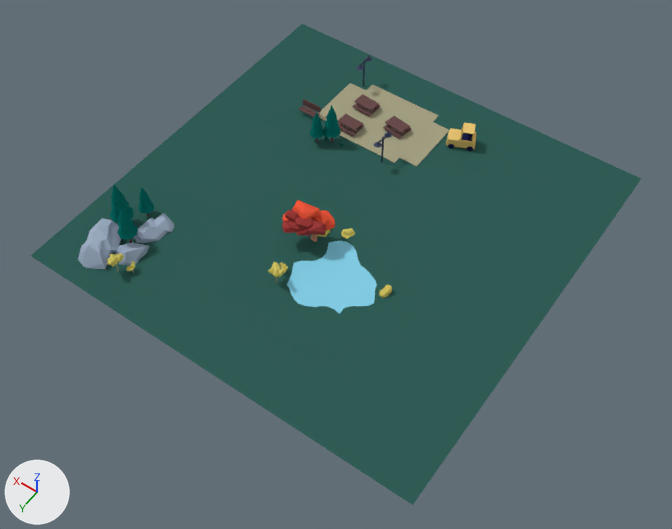
The Blender file Assets/Art/models/park.blend as it was, and as the next commit left it.
Camera for both pictures: a camera (50 mm lens) standing at (-15.9, 23.0, 32.2) and looking at (-0.8, 1.9, -1.0). Lighting does not change. The marker at lower left points along +X, +Y and +Z.

Before the edit, the objects in view are built like this:
```python
me_cube_001 = bpy.data.meshes.new('Cube.001')
me_cube_001.from_pydata(...)  # 32 vertices, 24 faces; spans x -1.26..1.67, y -0.69..1.57, z -0.13..1.02
me_cube_001.materials.append(mat_material_005)  # brown #694c4c
me_cylinder_000 = bpy.data.meshes.new('Cylinder.000')
me_cylinder_000.from_pydata(...)  # 289 vertices, 311 faces; spans x -12.9..11.5, y -10.9..9.7, z 0.2..29.5
# faces by material slot: [64, 1, 101, 145]
me_cylinder_000.materials.append(mat_red_tree_trunk)  # beige #d2987a
me_cylinder_000.materials.append(mat_grass)  # yellow #d2c664
me_cylinder_000.materials.append(mat_red_tree_leafs)  # red #f0593e
me_cylinder_000.materials.append(mat_red_tree_leafs_02)  # red #a33f3d
me_grid = bpy.data.meshes.new('Grid')
me_grid.from_pydata(...)  # 121 vertices, 100 faces; spans x -2.21..1.88, y -2.0..1.97, z -0.01..0.0
me_grid.materials.append(mat_material_010)  # cyan #84cfe7
ob_grid = bpy.data.objects.new('Grid', me_grid)
ob_grid.location = (-1.57, 3.23, 0.04)
ob_red_tree = bpy.data.objects.new('red tree', me_cylinder_000)
ob_red_tree.location = (0.56, 2.42, -0.31)
ob_red_tree.rotation_euler = (0.131, 0.0247, 6.303)  # degrees (7.5, 1.4, 1)
ob_red_tree.scale = (0.0891, 0.0891, 0.0891)
_m = ob_red_tree.modifiers.new('Triangulate', 'TRIANGULATE')
ob_yellow_car_001 = bpy.data.objects.new('yellow_car.001', me_cube_001)
ob_yellow_car_001.location = (5.31, -4.57, 0.67)
ob_yellow_car_001.rotation_euler = (-1.572, 0.481, -0.02)  # degrees (-90, 28, -1.1)
ob_yellow_car_001.scale = (0.386, 0.386, 0.386)
# also in view: 'tile' at (0.0, 0.0, 0.0); 'yellow_car.005' at (2.0, -6.1, 0.1); 'rock.001' at (6.5, 5.7, -0.1); 'rock.002' at (7.7, 7.9, 0.2)
```
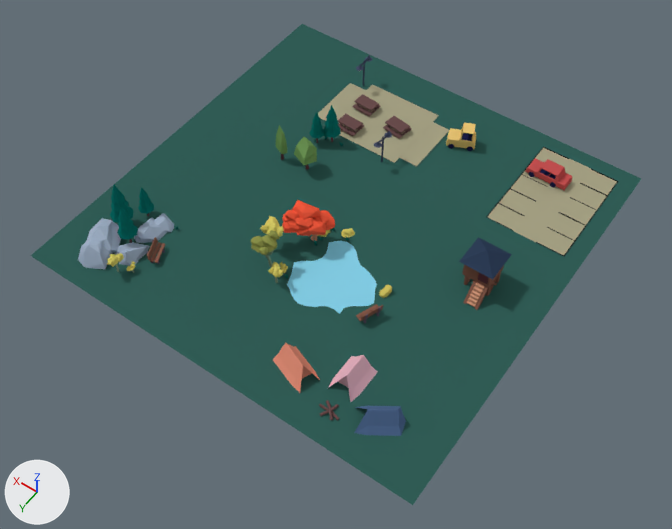
What differs and where, as boxes [x1, y1, x2, y2] in the pictures (672 x 529 px):
'parking lot', added (beige)
    after: [486, 147, 618, 256]
'watch_tower', added
    after: [459, 237, 512, 310]
'tent01', added (blue)
    after: [354, 406, 406, 436]
'tent02', added
    after: [328, 355, 378, 403]
'tent03', added
    after: [273, 343, 320, 393]
'yellow_car.002', added (red)
    after: [525, 158, 572, 190]
'minitrees.003', added (yellow)
    after: [251, 230, 280, 267]
'tree.006', added (green)
    after: [294, 137, 317, 169]
'bench.001', added
    after: [147, 237, 165, 264]
'minitrees.002', added
    after: [260, 216, 284, 237]
'tree.005', added
    after: [275, 125, 287, 160]
'bench', added
    after: [356, 304, 383, 323]
'yellow_car.001', deleted
    before: [299, 99, 321, 117]
'firecamp', added
    after: [319, 401, 339, 420]
part 1 of me_cylinder_000, recoloured
    both: [282, 210, 326, 236]

What changed in the scene script:
```text
Change me_cylinder_000:
    where me_cylinder_000.from_pydata(...)  # 289 vertices, 311 faces; spans x -12.9..11.5, y -10.9..9.7, z 0.2..29.5
    used by ob_red_tree; location = (0.56, 2.42, -0.31); rotation_euler = (0.131, 0.0247, 6.303), in degrees (7.5, 1.4, 1); scale = (0.0891, 0.0891, 0.0891)
    me_cylinder_000 part 1: all 145 faces that had it switch from mat_red_tree_leafs_02 (red #a33f3d) to mat_red_tree_leafs (red #f0593e)
Remove ob_yellow_car_001:
    ob_yellow_car_001 = bpy.data.objects.new('yellow_car.001', me_cube_001)
Add ob_bench:
    ob_bench = bpy.data.objects.new('bench', me_cube_001_1)  # 112 vertices, 100 faces; spans x -1.26..1.68, y -0.69..1.97, z -0.27..1.02; in mat_bench (brown #835a4b), mat_iron (dark purple #685970)
    ob_bench.location = (-4.18, 4.08, 0.67)
    ob_bench.rotation_euler = (-1.572, 0.481, -1.956)  # degrees (-90, 28, -112)
    ob_bench.scale = (0.386, 0.386, 0.386)
Add ob_bench_001:
    ob_bench_001 = bpy.data.objects.new('bench.001', me_cube_001_1.copy())
    ob_bench_001.location = (5.54, 6.82, 0.67)
    ob_bench_001.rotation_euler = (-1.572, 0.481, -4.338)  # degrees (-90, 28, -249)
    ob_bench_001.scale = (0.386, 0.386, 0.386)
Add ob_yellow_car_002:
    ob_yellow_car_002 = bpy.data.objects.new('yellow_car.002', me_cube_016)  # 237 vertices, 154 faces; spans x -2.94..2.44, y -1.08..1.1, z -0.97..1.0; in mat_car_seats (dark blue #1f214b), mat_light (yellow #f5e594), mat_car_red (red #c15050)
    ob_yellow_car_002.location = (-6.28, -7.49, 0.4)
    ob_yellow_car_002.rotation_euler = (0.0, 0.0, -0.0156)  # degrees (0, 0, -0.9)
    ob_yellow_car_002.scale = (0.386, 0.386, 0.386)
Add ob_parking_lot:
    ob_parking_lot = bpy.data.objects.new('parking lot', me_grid_001)  # 96 vertices, 77 faces; spans x -1.55..1.55, y -1.55..1.55, z 0.0; in mat_park_concrete (beige #a5a184), mat_material_002 (black #161616)
    ob_parking_lot.location = (-7.22, -6.43, 0.03)
    ob_parking_lot.scale = (1.28, 1.8, 1.0)
Add ob_watch_tower:
    ob_watch_tower = bpy.data.objects.new('watch_tower', me_cube_017)  # 325 vertices, 276 faces; spans x -0.8..0.81, y -0.81..1.35, z -1.66..0.61; in mat_watchtower_roof (dark blue #2e3e57), mat_bench (brown #835a4b), mat_trunk_001 (brown #5f3840), mat_red_tree_trunk (beige #d2987a)
    ob_watch_tower.location = (-6.92, -0.25, 1.66)
Add ob_minitrees_002:
    ob_minitrees_002 = bpy.data.objects.new('minitrees.002', me_cylinder_012)  # 122 vertices, 133 faces; spans x -1.83..1.56, y -1.51..1.94, z -3.99..1.64; in mat_grass_001 (yellow #d2c664), mat_material_009 (green #889b82); modifiers TRIANGULATE
    ob_minitrees_002.location = (1.53, 3.42, 1.19)
    ob_minitrees_002.rotation_euler = (-0.0356, -0.343, 1.864)  # degrees (-2, -20, 107)
    ob_minitrees_002.scale = (0.317, 0.317, 0.317)
Add ob_minitrees_003:
    ob_minitrees_003 = bpy.data.objects.new('minitrees.003', me_cylinder_013)  # 122 vertices, 133 faces; spans x -1.83..1.56, y -1.51..1.94, z -3.99..1.64; in mat_material_009 (green #889b82), mat_material (yellow #939a50); modifiers TRIANGULATE
    ob_minitrees_003.location = (1.05, 4.4, 1.46)
    ob_minitrees_003.rotation_euler = (0.134, -0.241, 3.182)  # degrees (7.7, -14, 182)
    ob_minitrees_003.scale = (0.326, 0.318, 0.379)
Add ob_tree_006:
    ob_tree_006 = bpy.data.objects.new('tree.006', me_cube_025)  # 21 vertices, 31 faces; spans x -1.77..2.17, y -2.11..2.0, z -4.35..2.67; in mat_trunk (brown #5f3840), mat_material_021 (green #749e5a)
    ob_tree_006.location = (3.22, -1.37, 1.2)
    ob_tree_006.rotation_euler = (0.0, 0.0, 0.42)  # degrees (0, 0, 24)
    ob_tree_006.scale = (0.286, 0.286, 0.286)
Add ob_tent02:
    ob_tent02 = bpy.data.objects.new('tent02', me_cube_026)  # 14 vertices, 14 faces; spans x -0.69..0.69, y -0.87..0.98, z -0.46..0.46; in mat_tent (pink #e7b3c2)
    ob_tent02.location = (-5.17, 6.87, 0.43)
Add ob_tent01:
    ob_tent01 = bpy.data.objects.new('tent01', me_cube_027)  # 16 vertices, 16 faces; spans x -0.69..0.69, y -1.07..0.98, z -0.46..0.46; in mat_tent02 (blue #516a92)
    ob_tent01.location = (-7.07, 7.83, 0.43)
    ob_tent01.rotation_euler = (0.0, 0.0, -0.97)  # degrees (0, 0, -56)
Add ob_firecamp:
    ob_firecamp = bpy.data.objects.new('firecamp', me_cylinder_014)  # 72 vertices, 48 faces; spans x -0.216..0.095, y -0.495..0.492, z -0.657..0.546; in mat_material_005 (brown #694c4c)
    ob_firecamp.location = (-5.27, 8.62, 0.08)
    ob_firecamp.rotation_euler = (0.0, 1.55, 0.0)  # degrees (0, 89, 0)
    ob_firecamp.scale = (0.808, 0.808, 0.808)
Add ob_tent03:
    ob_tent03 = bpy.data.objects.new('tent03', me_cube_028)  # 16 vertices, 16 faces; spans x -0.69..0.69, y -1.07..0.98, z -0.46..0.46; in mat_tent03 (beige #e79078)
    ob_tent03.location = (-3.08, 7.83, 0.43)
    ob_tent03.rotation_euler = (0.0, 0.0, 1.221)  # degrees (0, 0, 70)
    ob_tent03.scale = (0.938, 1.1, 1.13)
Add ob_tree_005:
    ob_tree_005 = bpy.data.objects.new('tree.005', me_cube_029)  # 21 vertices, 31 faces; spans x -1.0..1.14, y -1.01..0.83, z -4.35..3.37; in mat_trunk (brown #5f3840), mat_material_021 (green #749e5a)
    ob_tree_005.location = (4.56, -1.19, 1.2)
    ob_tree_005.rotation_euler = (0.0, 0.0, 0.42)  # degrees (0, 0, 24)
    ob_tree_005.scale = (0.286, 0.286, 0.286)
```
